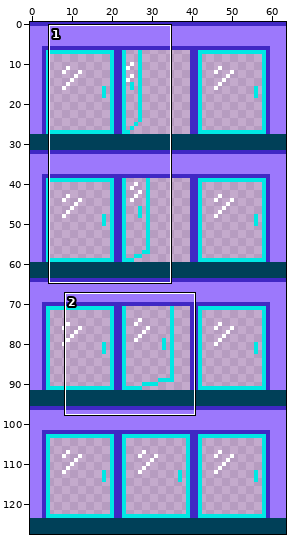
Sprite sheet -- resources/img/rooms/freezer_door.png. Above, an overview of the earlier version with the close-up marked.
Close-up. As it was:
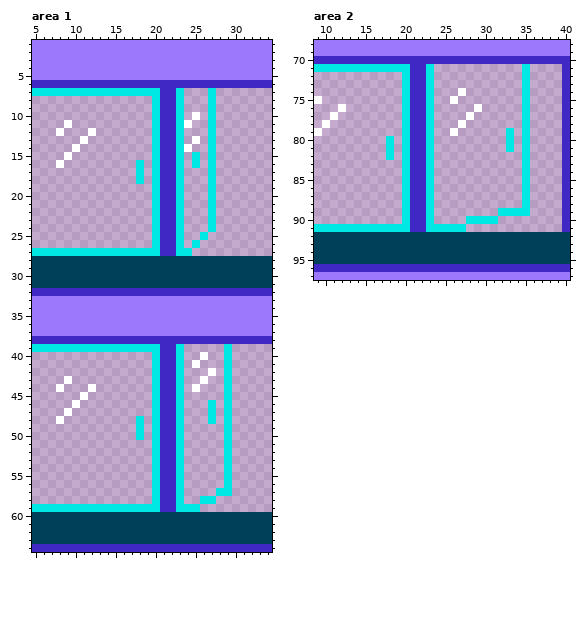
The file is 64x128 pixels. Pixels under 10% opacity are left out. Shown: area 1: x 5..34, y 1..64; area 2: x 9..40, y 68..97.
New version:
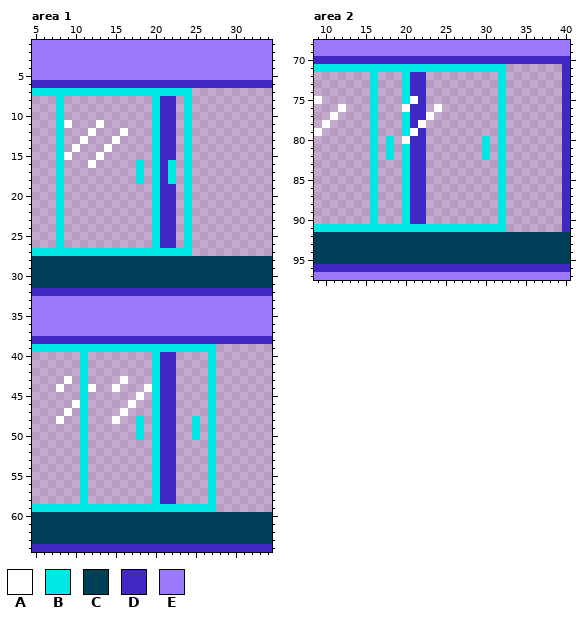
Palette (. is transparent): A #ffffff  B #00e8e4  C #004058  D #4028c4  E #9c78fc
Change:
--- area 1
@@ x 5..34 @@
  6 DDDDDDDDDDDDDDDDDDDDDDDDDDDDDD
- 7 BBBBBBBBBBBBBBBBDDB...B.......
- 8 ...............BDDB...B.......
- 9 ...............BDDB...B.......
-10 ...............BDDB.A.B.......
-11 ....A..........BDDBA..B.......
-12 ...A...A.......BDDB...B.......
-13 ......A........BDDB.A.B.......
-14 .....A.........BDDBA..B.......
-15 ....A..........BDDB.B.B.......
-16 ...A.........B.BDDB.B.B.......
-17 .............B.BDDB...B.......
-18 .............B.BDDB...B.......
-19 ...............BDDB...B.......
-20 ...............BDDB...B.......
-21 ...............BDDB...B.......
-22 ...............BDDB...B.......
-23 ...............BDDB...B.......
-24 ...............BDDB...B.......
-25 ...............BDDB..B........
-26 ...............BDDB.B.........
-27 BBBBBBBBBBBBBBBBDDBB..........
+ 7 BBBBBBBBBBBBBBBBBBBB..........
+ 8 ...B...........BDD.B..........
+ 9 ...B...........BDD.B..........
+10 ...B...........BDD.B..........
+11 ...BA...A......BDD.B..........
+12 ...B...A...A...BDD.B..........
+13 ...B..A...A....BDD.B..........
+14 ...B.A...A.....BDD.B..........
+15 ...BA...A......BDD.B..........
+16 ...B...A.....B.BDB.B..........
+17 ...B.........B.BDB.B..........
+18 ...B.........B.BDB.B..........
+19 ...B...........BDD.B..........
+20 ...B...........BDD.B..........
+21 ...B...........BDD.B..........
+22 ...B...........BDD.B..........
+23 ...B...........BDD.B..........
+24 ...B...........BDD.B..........
+25 ...B...........BDD.B..........
+26 ...B...........BDD.B..........
+27 BBBBBBBBBBBBBBBBBBBB..........
 28 CCCCCCCCCCCCCCCCCCCCCCCCCCCCCC
@@ x 5..34 @@
 38 DDDDDDDDDDDDDDDDDDDDDDDDDDDDDD
-39 BBBBBBBBBBBBBBBBDDB.....B.....
-40 ...............BDDB..A..B.....
-41 ...............BDDB.A...B.....
-42 ...............BDDB...A.B.....
-43 ....A..........BDDB..A..B.....
-44 ...A...A.......BDDB.A...B.....
-45 ......A........BDDB.....B.....
-46 .....A.........BDDB...B.B.....
-47 ....A..........BDDB...B.B.....
-48 ...A.........B.BDDB...B.B.....
-49 .............B.BDDB.....B.....
-50 .............B.BDDB.....B.....
-51 ...............BDDB.....B.....
-52 ...............BDDB.....B.....
-53 ...............BDDB.....B.....
-54 ...............BDDB.....B.....
-55 ...............BDDB.....B.....
-56 ...............BDDB.....B.....
-57 ...............BDDB....BB.....
-58 ...............BDDB..BB.......
-59 BBBBBBBBBBBBBBBBDDBBB.........
+39 BBBBBBBBBBBBBBBBBBBBBBB.......
+40 ......B........BDD....B.......
+41 ......B........BDD....B.......
+42 ......B........BDD....B.......
+43 ....A.B....A...BDD....B.......
+44 ...A..BA..A...ABDD....B.......
+45 ......B......A.BDD....B.......
+46 .....AB.....A..BDD....B.......
+47 ....A.B....A...BDD....B.......
+48 ...A..B...A..B.BDD..B.B.......
+49 ......B......B.BDD..B.B.......
+50 ......B......B.BDD..B.B.......
+51 ......B........BDD....B.......
+52 ......B........BDD....B.......
+53 ......B........BDD....B.......
+54 ......B........BDD....B.......
+55 ......B........BDD....B.......
+56 ......B........BDD....B.......
+57 ......B........BDD....B.......
+58 ......B........BDD....B.......
+59 BBBBBBBBBBBBBBBBBBBBBBB.......
 60 CCCCCCCCCCCCCCCCCCCCCCCCCCCCCC
--- area 2
@@ x 9..40 @@
 70 DDDDDDDDDDDDDDDDDDDDDDDDDDDDDDDD
-71 BBBBBBBBBBBBDDB...........B....D
-72 ...........BDDB...........B....D
-73 ...........BDDB...........B....D
-74 ...........BDDB...A.......B....D
-75 A..........BDDB..A........B....D
-76 ...A.......BDDB.....A.....B....D
-77 ..A........BDDB....A......B....D
-78 .A.........BDDB...A.......B....D
-79 A..........BDDB..A......B.B....D
-80 .........B.BDDB.........B.B....D
-81 .........B.BDDB.........B.B....D
-82 .........B.BDDB...........B....D
-83 ...........BDDB...........B....D
-84 ...........BDDB...........B....D
-85 ...........BDDB...........B....D
-86 ...........BDDB...........B....D
-87 ...........BDDB...........B....D
-88 ...........BDDB...........B....D
-89 ...........BDDB........BBBB....D
-90 ...........BDDB....BBBB........D
-91 BBBBBBBBBBBBDDBBBBB............D
+71 BBBBBBBBBBBBBBBBBBBBBBBB.......D
+72 .......B...BDD.........B.......D
+73 .......B...BDD.........B.......D
+74 .......B...BDD.........B.......D
+75 A......B...BAD.........B.......D
+76 ...A...B...ADD.A.......B.......D
+77 ..A....B...BDDA........B.......D
+78 .A.....B...BDA.........B.......D
+79 A......B...BAD.........B.......D
+80 .......B.B.ADD.......B.B.......D
+81 .......B.B.BDD.......B.B.......D
+82 .......B.B.BDD.......B.B.......D
+83 .......B...BDD.........B.......D
+84 .......B...BDD.........B.......D
+85 .......B...BDD.........B.......D
+86 .......B...BDD.........B.......D
+87 .......B...BDD.........B.......D
+88 .......B...BDD.........B.......D
+89 .......B...BDD.........B.......D
+90 .......B...BDD.........B.......D
+91 BBBBBBBBBBBBBBBBBBBBBBBB.......D
 92 CCCCCCCCCCCCCCCCCCCCCCCCCCCCCCCC
